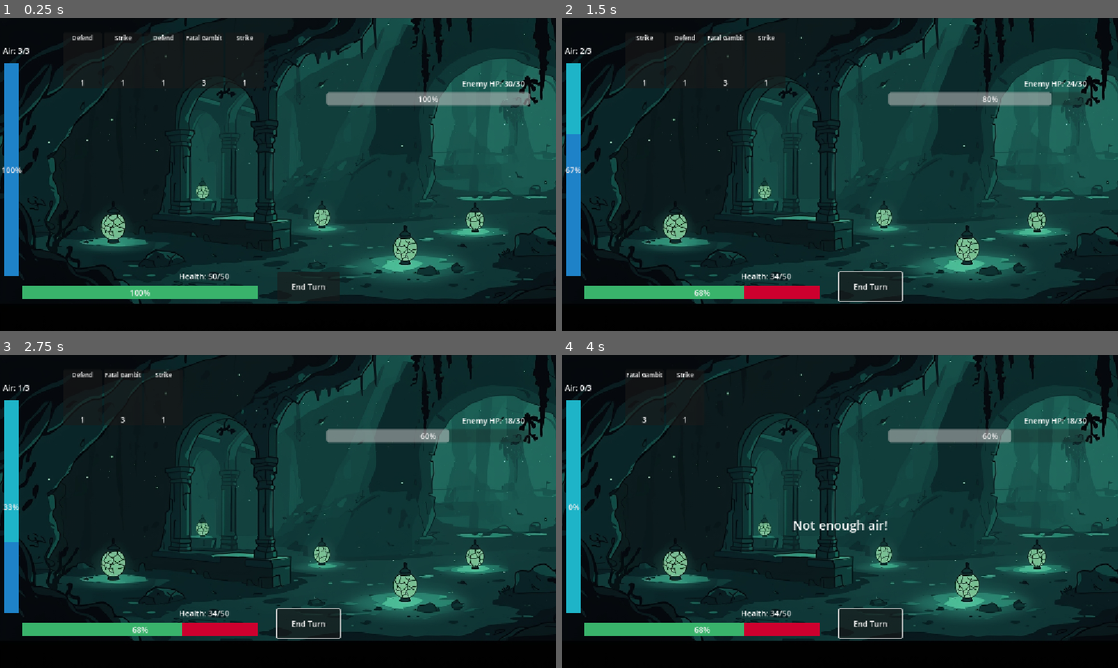
Above: before the commit, frames 1-4 (two rows, left to right).
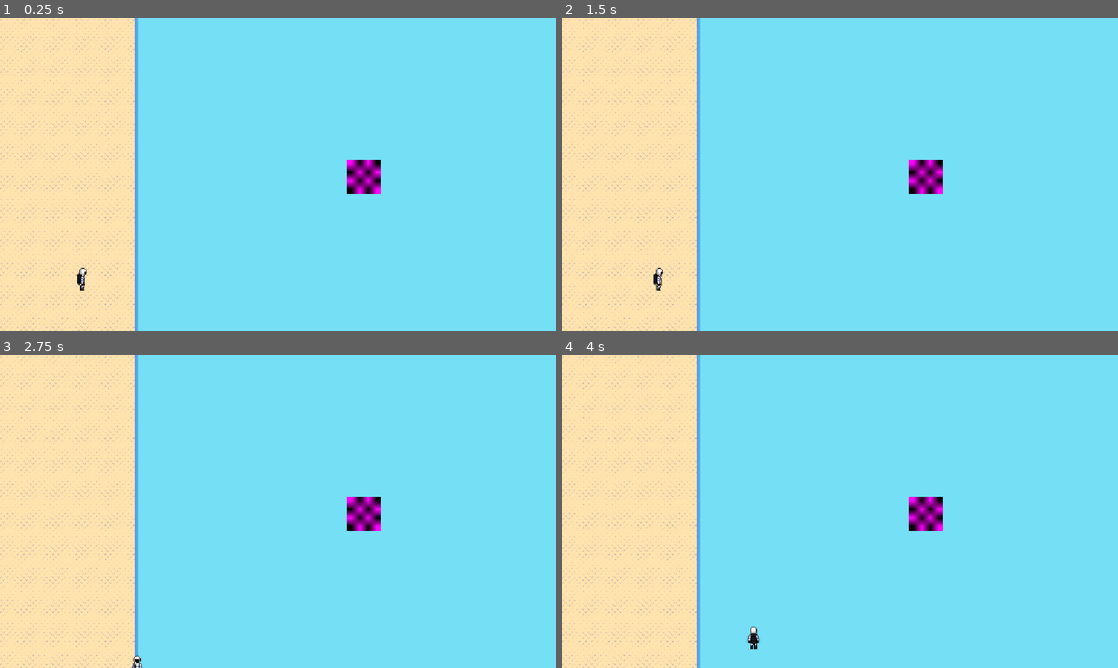
Above: after the commit, the same moments.

Repository: ShreeZilla78/echos-of-the-abyss
Game: Godot game, scene res://scenes/SurfaceMap.tscn
The game is run twice, just before and just after one commit, with the same random seed, the same clock (stepped at 60 frames per second) and the same inputs. Before the commit the project starts from res://scenes/Battle.tscn.
Inputs (mouse positions are in pixels of both pictures, inside the frame that each line leads up to):
- Up to frame 1 (0.25 s): no input
- Up to frame 2 (1.5 s): click (867, 287) at 0.5 s, where only the run before the commit has a clickable "End Turn"; tap Enter at 1.25 s; move the mouse to (645, 61) at 1.27 s; hold Right (ui_right) from 1.28 s (still down); hold C (Sprint) from 1.28 s (still down); click (645, 61) at 1.42 s
- Up to frame 3 (2.75 s): release Right (ui_right) at 2.03 s; release C (Sprint) at 2.03 s; hold Down (ui_down) from 2.03 s (still down); tap C (Sprint) at 2.1 s; click (83, 398) at 2.17 s
- Up to frame 4 (4 s): release Down (ui_down) at 2.78 s; hold Right (ui_right) 2.78-3.53 s; hold C (Sprint) 2.78-3.53 s; click (645, 398) at 2.92 s; hold Up (ui_up) from 3.53 s (still down); tap C (Sprint) at 3.6 s; click (645, 398) at 3.67 s

The runs differ from the first frame. In frame 1, 100% of the frame differs, in the area x 0-100%, y 0-100%; in frame 2, 100%; in frame 3, 100%; in frame 4, 100%.

Commit message:
Big changes, to much to explain

Diff:
--- a/project.godot
+++ b/project.godot
@@ -11,13 +11,15 @@
 [application]
 
 config/name="Echos of the Abyss"
-run/main_scene="uid://co8y1scvdd63"
+run/main_scene="res://scenes/SurfaceMap.tscn"
 config/features=PackedStringArray("4.6", "Forward Plus")
 config/icon="res://icon.svg"
 
 [autoload]
 
 MapManager="*uid://drd4baxqohqyl"
+PlayerStats="*uid://c3bpd530pr3kb"
+SurfaceMap="*uid://csq48yyamjltv"
 
 [display]
 
--- a/scenes/Diver.tscn
+++ b/scenes/Diver.tscn
@@ -1,6 +1,6 @@
 [gd_scene format=3 uid="uid://dykn8egb30nh6"]
 
-[ext_resource type="Script" uid="uid://d1p25itrm5u0y" path="res://scripts/diver.gd" id="1_xboaq"]
+[ext_resource type="Script" uid="uid://d1p25itrm5u0y" path="res://scripts/Player.gd" id="1_xboaq"]
 [ext_resource type="Texture2D" uid="uid://24fbu7i2bo8u" path="res://assets/AdvancedDiverPlaceholderArt/east.png" id="2_xgvnv"]
 
 [sub_resource type="RectangleShape2D" id="RectangleShape2D_xboaq"]
--- a/scenes/Shallows.tscn
+++ b/scenes/Shallows.tscn
@@ -1,10 +1,16 @@
 [gd_scene format=3 uid="uid://dbunkv62nodaa"]
 
+[ext_resource type="Script" uid="uid://1h4y4fo6vbs5" path="res://scripts/Shallows.gd" id="1_kyqyn"]
 [ext_resource type="PackedScene" uid="uid://dykn8egb30nh6" path="res://scenes/Diver.tscn" id="2_kyqyn"]
 [ext_resource type="Texture2D" uid="uid://by6104ydxvjyf" path="res://assets/Shallows/TestMap.png" id="2_x07db"]
+[ext_resource type="Script" uid="uid://cv141lcr7my0x" path="res://scripts/Enemy.gd" id="4_f3kgu"]
+
+[sub_resource type="CapsuleShape2D" id="CapsuleShape2D_f3kgu"]
+height = 50.0
 
 [node name="Shallows" type="Node2D" unique_id=245920443]
 position = Vector2(121, 187)
+script = ExtResource("1_kyqyn")
 
 [node name="TextureRect" type="TextureRect" parent="." unique_id=1344411512]
 offset_left = -121.0
@@ -14,4 +20,32 @@
 texture = ExtResource("2_x07db")
 
 [node name="Diver" parent="." unique_id=1376913090 instance=ExtResource("2_kyqyn")]
-position = Vector2(694.00006, 339.00003)
+position = Vector2(247.00003, 533)
+
+[node name="UI" type="CanvasLayer" parent="." unique_id=1896764095]
+
+[node name="HealthBar" type="ProgressBar" parent="UI" unique_id=1177497293]
+offset_left = 100.0
+offset_top = 35.0
+offset_right = 288.0
+offset_bottom = 62.0
+max_value = 50.0
+
+[node name="HealthLabel" type="Label" parent="UI" unique_id=654380648]
+offset_left = 8.0
+offset_top = 24.0
+offset_right = 111.0
+offset_bottom = 68.0
+text = "Health"
+horizontal_alignment = 1
+vertical_alignment = 1
+
+[node name="BasicEnemy" type="Area2D" parent="." unique_id=623145918]
+position = Vector2(407, 525)
+scale = Vector2(3, 3)
+script = ExtResource("4_f3kgu")
+
+[node name="CollisionShape2D" type="CollisionShape2D" parent="BasicEnemy" unique_id=1388491833]
+position = Vector2(72.00001, -37.333336)
+shape = SubResource("CapsuleShape2D_f3kgu")
+debug_color = Color(0.3372549, 0.5254902, 0.88235295, 0.9254902)
--- a/scripts/Battle.gd
+++ b/scripts/Battle.gd
@@ -6,11 +6,11 @@
 var DeckManager = preload("res://scripts/DeckManager.gd")
 
 # Player stats
-var player_max_health: int = 50
-var player_max_air: int = 3
+var player_max_health: int = PlayerStats.max_health
+var player_max_air: int = PlayerStats.max_air
 var player_health: int
 var player_air: int
-var player_block: int = 0
+var player_block: int = PlayerStats.block
 
 # Enemy stats
 var enemy_health: int = 30
@@ -35,8 +35,8 @@
 @onready var event_label = $UI/EventLabel
 
 func _ready():
-	player_health = player_max_health
-	player_air = player_max_air
+	player_health = PlayerStats.max_health
+	player_air = PlayerStats.max_air
 	# Set up the progress bars max values
 	health_label.text = "Health:" + str(player_health) + "/" + str(player_max_health)
 	health_bar.max_value = player_max_health
@@ -165,14 +165,20 @@
 	if enemy_health <= 0:
 		battle_ended = true
 		print("Victory! The creature retreats into the abyss...")
-		MapManager.player_health = player_health
 		end_turn_button.disabled = true
 		get_tree().change_scene_to_file("res://scenes/WinScreen.tscn")
+
+		PlayerStats.health = player_health
+		PlayerStats.block = player_block
+
 	elif player_health <= 0:
 		battle_ended = true
 		print("The abyss claims another soul...")
 		end_turn_button.disabled = true
 		get_tree().change_scene_to_file("res://scenes/LoseScreen.tscn")
+
+		PlayerStats.health = player_health
+		PlayerStats.block = player_block
 
 func flash_screen(color: Color):
 	# Create a colored overlay that fades out
--- a/scripts/MapManager.gd
+++ b/scripts/MapManager.gd
@@ -8,8 +8,7 @@
 var total_zones: int = 5
 
 # Player stats that carry between zones
-var player_health: int = 50
-var player_max_health: int = 50
+var player_starting_max_health: int = 50
 var player_deck: Array = []
 
 # Enemy info for battles
@@ -27,14 +26,21 @@
 func go_to_next_zone():
 	if current_zone < total_zones - 1:
 		current_zone += 1
-		get_tree().change_scene_to_file(zone_scenes[current_zone])
+		call_deferred("_change_to_zone", current_zone)
 	else:
-		# All zones complete — go to final boss
-		get_tree().change_scene_to_file("res://scenes/FinalBoss.tscn")
+		call_deferred("_go_to_final_boss")
+
+func _change_to_zone(zone_index):
+	get_tree().change_scene_to_file(zone_scenes[zone_index])
+
+func _go_to_final_boss():
+	get_tree().change_scene_to_file("res://scenes/FinalBoss.tscn")
 
 func go_to_battle():
-	# Save player health before battle
-	get_tree().change_scene_to_file("res://Battle.tscn")
+	call_deferred("_change_to_battle")
+
+func _change_to_battle():
+	get_tree().change_scene_to_file("res://scenes/Battle.tscn")
 
 func get_atmosphere_color() -> Color:
 	# Returns a color based on current depth
@@ -49,7 +55,7 @@
 
 func reset_game():
 	current_zone = 0
-	player_health = player_max_health
+	PlayerStats.max_health = player_starting_max_health
 	player_deck.clear()
 	get_tree().change_scene_to_file(zone_scenes[current_zone])
 
--- a/scripts/diver.gd
+++ b/scripts/Player.gd
@@ -2,15 +2,23 @@
 class_name Player
 extends CharacterBody2D
 
+# removing the ability to sprint for now, can easily change later
+@export var sprint_enabled: bool = false
+
 # How fast the diver moves
-@export var move_speed: int = 200
+@export var base_speed: int = 200
 # Pixel art needs this to look crisp
 @export var pixel_size: int = 2
 
+@export var sprint_bonus: int = 75
+
+@export var max_stamina: float = 2.0   # 2 seconds of sprint
+var stamina: float = 2.0
+
+@export var stamina_recovery_rate: float = 0.5  # seconds recovered per second
+@export var stamina_drain_rate: float = 1.0     # drains 1 per second while sprinting
+
 @onready var camera = $Camera
-
-var health: int = 50
-var max_health: int = 50
 
 func _ready():
 	# Make camera follow player smoothly
@@ -23,11 +31,18 @@
 	camera.limit_right = 1532
 	camera.limit_bottom = 1023
 
-func _physics_process(_delta):
+func _physics_process(delta):
 	var direction = Vector2.ZERO
+	var current_speed = base_speed
 
-	if Input.is_action_pressed("Sprint"):
-		move_speed += 75
+	if sprint_enabled:
+		if Input.is_action_pressed("Sprint") and stamina > 0:
+			stamina -= stamina_drain_rate * delta
+			current_speed += sprint_bonus
+		else:
+			stamina += stamina_recovery_rate * delta
+
+		stamina = clamp(stamina, 0, max_stamina)
 
 	if Input.is_action_pressed("ui_right"):
 		direction.x += 1
@@ -43,10 +58,8 @@
 		direction = direction.normalized()
 
 	# Apply movement
-	velocity = direction * move_speed
+	velocity = direction * current_speed
 	move_and_slide()
-
-	move_speed = 200
 
 	# Flip sprite based on direction
 	if direction.x > 0:
--- /dev/null
+++ b/scripts/PlayerStats.gd
@@ -0,0 +1,9 @@
+# PlayerStats.gd
+extends Node
+
+var max_health: int = 50
+var health: int = 50
+
+var max_air: int = 3
+
+var block: int = 0
--- /dev/null
+++ b/scripts/Shallows.gd
@@ -0,0 +1,10 @@
+# Shallows.gd
+extends Node2D
+
+@onready var health_bar = $UI/HealthBar
+
+# Called when the node enters the scene tree for the first time.
+func _ready():
+	#health_label.text = "Health:" + str(player_health) + "/" + str(player_max_health)
+	health_bar.max_value = PlayerStats.max_health
+	health_bar.value = PlayerStats.health
--- a/scripts/StartingMap.gd
+++ /dev/null
@@ -1,12 +0,0 @@
-# StartingMap.gd
-
-extends Node
-
-# Called when the node enters the scene tree for the first time.
-func _ready() -> void:
-	pass
-
-
-# Called every frame. 'delta' is the elapsed time since the previous frame.
-func _process(delta: float) -> void:
-	pass
--- a/scripts/SurfaceMap.gd
+++ /dev/null
@@ -1,16 +0,0 @@
-# Surface.gd
-# The starting area — land, bridge, and the ocean entry point
-extends Node2D
-
-@onready var exit_zone = $ExitZone
-
-func _ready():
-	# Bright surface colors — this is before the dive
-	RenderingServer.set_default_clear_color(MapManager.get_atmosphere_color())
-	# Connect exit zone to trigger descent
-	exit_zone.body_entered.connect(on_player_entered_ocean)
-
-func on_player_entered_ocean(body):
-	if body is Player:
-		print("The diver takes a breath and descends...")
-		MapManager.go_to_next_zone()
--- a/scripts/ZoneBase.gd
+++ b/scripts/ZoneBase.gd
@@ -8,7 +8,6 @@
 	var atmosphere = MapManager.get_atmosphere_color()
 	RenderingServer.set_default_clear_color(atmosphere)
 	# Restore player health from MapManager
-	$Diver.health = MapManager.player_health
 	$Diver.camera.limit_right = 1536
 	$Diver.camera.limit_bottom = 864
 	# Connect exit zone
@@ -16,7 +15,5 @@
 
 func on_player_reached_exit(body):
 	if body is Player:
-		# Save player health before leaving
-		MapManager.player_health = $Diver.health
 		print("Zone complete! Diving deeper...")
 		MapManager.go_to_next_zone()
Renamed: scripts/diver.gd.uid -> scripts/Player.gd.uid
Not shown, added: scripts/PlayerStats.gd.uid
Not shown, added: scripts/Shallows.gd.uid
Not shown, removed: scripts/StartingMap.gd.uid
Not shown, removed: scripts/SurfaceMap.gd.uid
